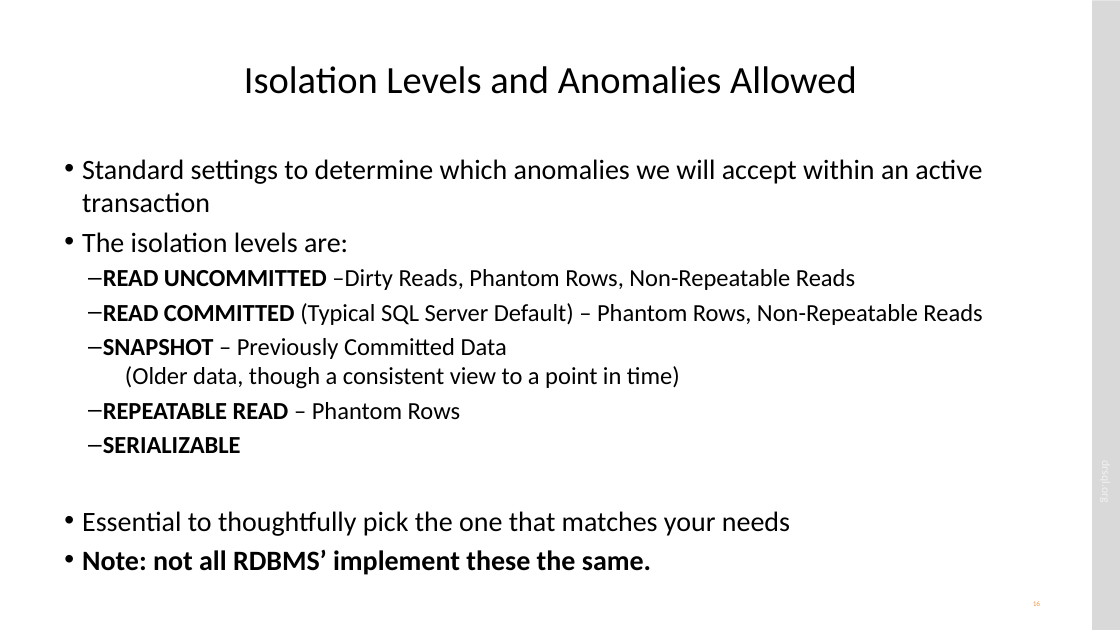
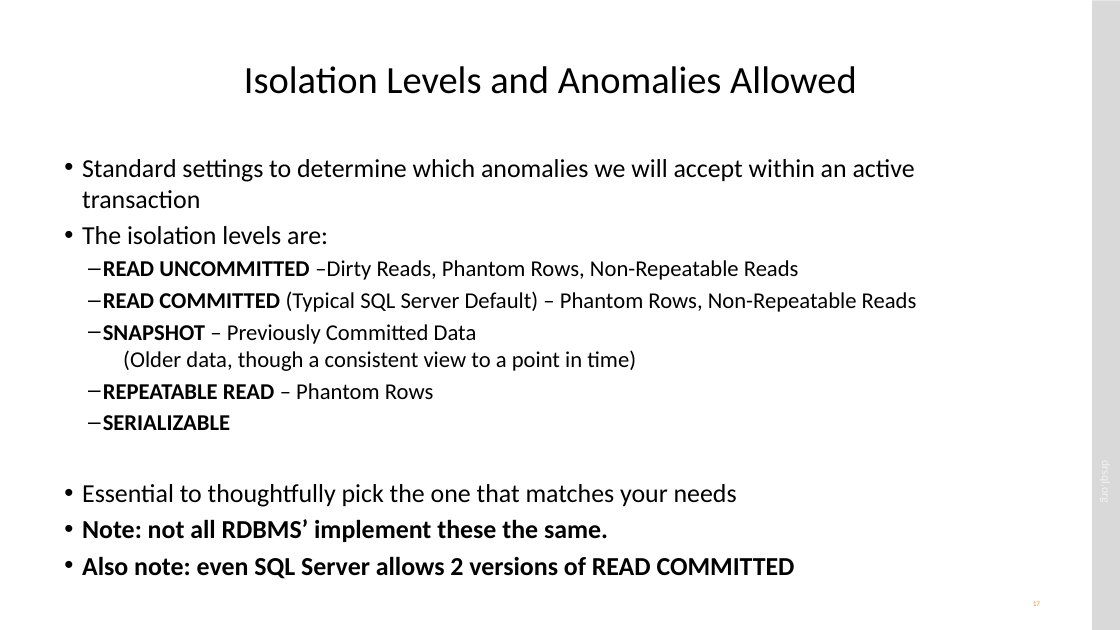
Before and after one commit to drsqlgithub/Presentation-Downloads, a slide deck: slide 17 of Concurrency/Matters of Concurrency.pptx (slide 16 before the commit). Drawn at 1120x630 pixels with LibreOffice and Linux fonts; fonts in the diff are those of the drawing. Boxes give left, top, right and bottom in pixels: in the first picture for what was removed or moved away, otherwise in the second. Text is boxed around its words. In the diff, an @@ line names an element or a change of style, - is before the commit and + after.

```diff
--- a/Concurrency/Matters of Concurrency.pptx
+++ b/Concurrency/Matters of Concurrency.pptx
@@ text at box(82, 159, 917, 542): size 24 to 22.2 pt in "Standard settings to determine which anomalies we ...", "The isolation levels are:", "Essential to thoughtfully pick the one that ...", "Note: not all RDBMS’ implement these the ..."; size 21 to 19.4 pt in "READ UNCOMMITTED –Dirty Reads, Phantom Rows, Non-Repeatable ...", "READ COMMITTED (Typical SQL Server Default) – ...", "SNAPSHOT – Previously Committed Data (Older data, ...", "REPEATABLE READ – Phantom Rows" and 1 more places @@
@@ text at box(82, 556, 795, 579): paragraph added @@
+• Also note: even SQL Server allows 2 versions of READ COMMITTED
```
Also in this commit, not shown: 14 other slides changed, 4 slides added, 1 slide removed, 12 other files.
